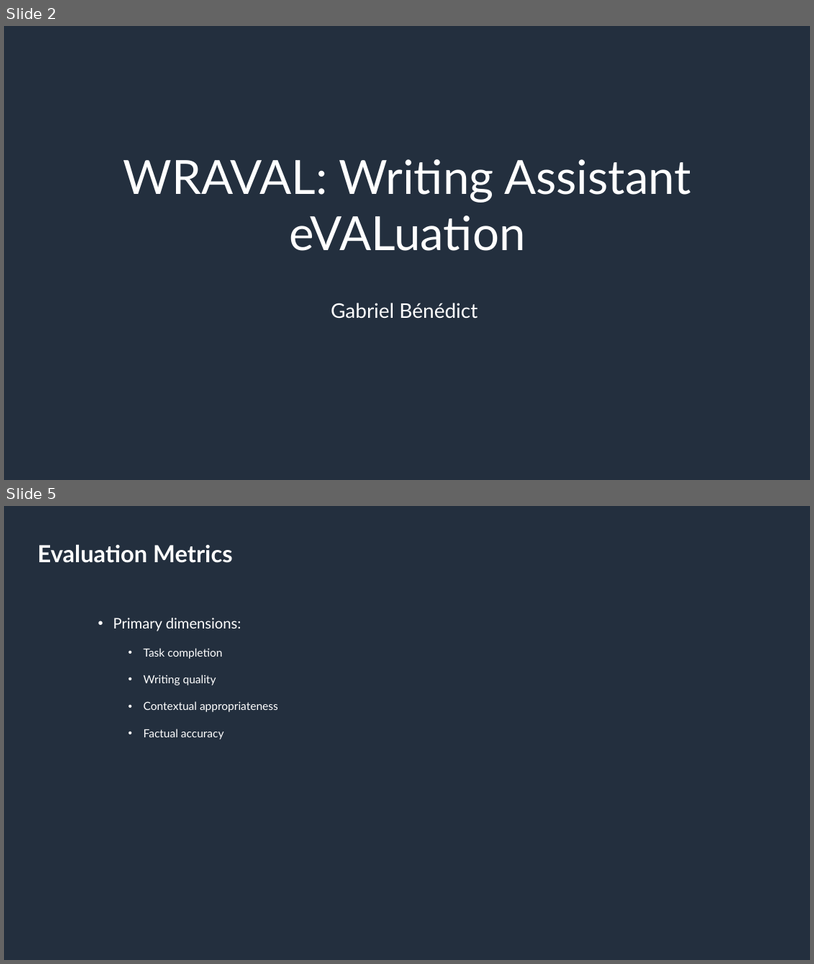
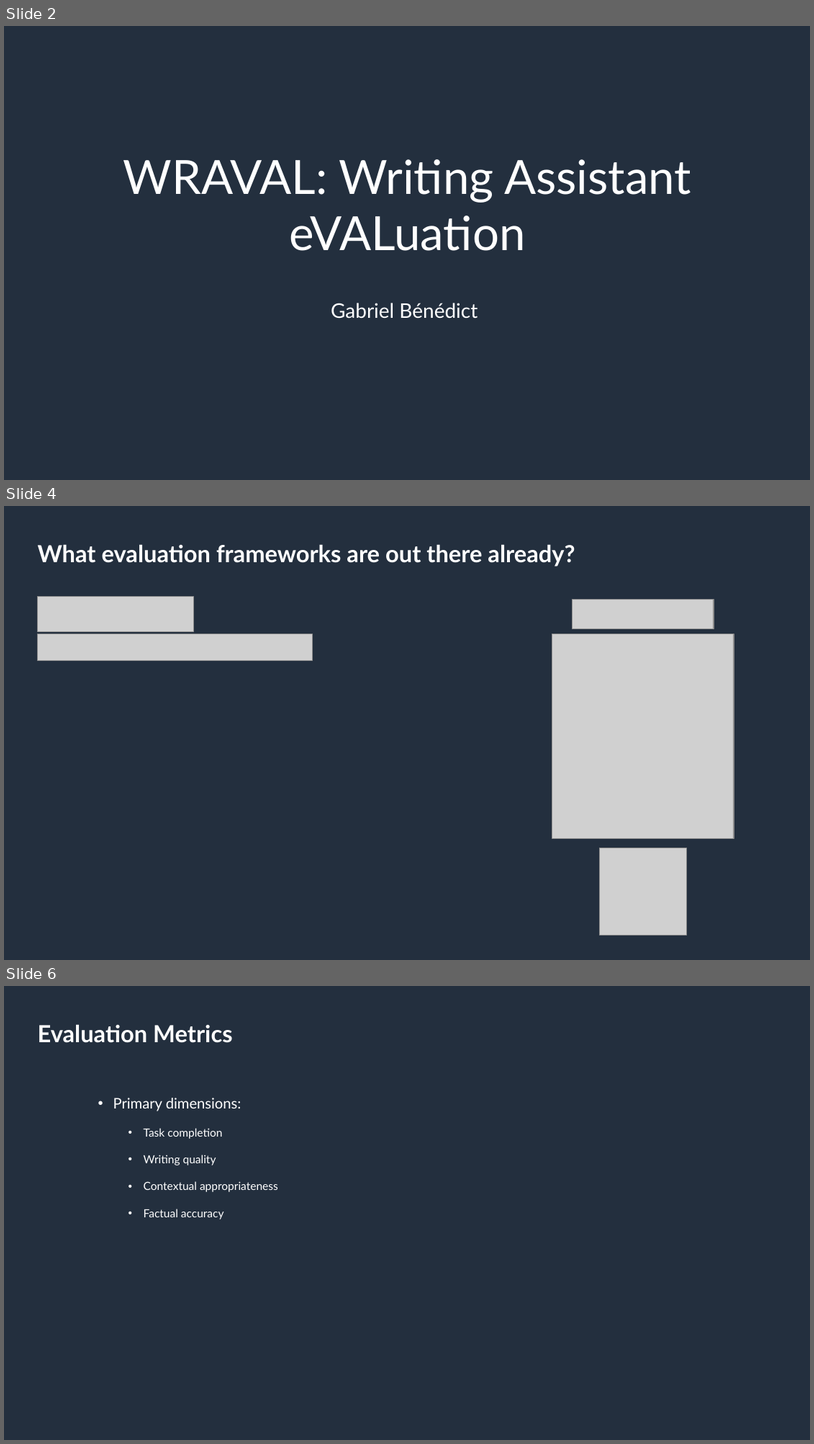
Before and after one commit to amazon-science/wraval, a slide deck: resources/wraval_presentation.pptx. Shown one above the other, each under a label of ours: slides 2 and 5 before the commit, slides 2, 4 and 6 after it; the slides between them are not shown. The pictures are 814x964 and 814x1444 pixels, drawn with LibreOffice and Linux fonts; fonts in the diff are those of the drawing; grey boxes stand for pictures; background and template pictures are left out. Boxes give left, top, right and bottom in pixels: in the first picture for what was removed or moved away, otherwise in the second. Text is boxed around its words. In the diff, an @@ line names an element or a change of style, - is before the commit and + after.

```diff
--- a/resources/wraval_presentation.pptx
+++ b/resources/wraval_presentation.pptx
@@ slide 4 added at <box>4,506,810,960</box>, background #232F3E @@
@@ title added at <box>38,544,575,566</box>, 21 pt, text #FFFFFF, bold @@
+What evaluation frameworks are out there already?
@@ picture added at <box>38,596,194,632</box> @@
@@ picture added at <box>573,600,714,629</box> @@
@@ picture added at <box>38,633,313,660</box> @@
@@ picture added at <box>553,633,734,838</box> @@
@@ picture added at <box>600,847,687,934</box> @@
@@ what was slide 5 is now slide 6 @@
```
Also in this commit, not shown: 4 other slides added, 2 slides removed, 11 other files.
